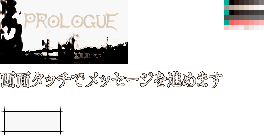
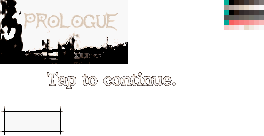
The second 264 × 136 image is a revision of the first. Changes to its layers:
painted on "Layer 2" over [left=47, top=72, right=176, bottom=89]
painted on "Layer 0" over [left=0, top=71, right=223, bottom=88]
